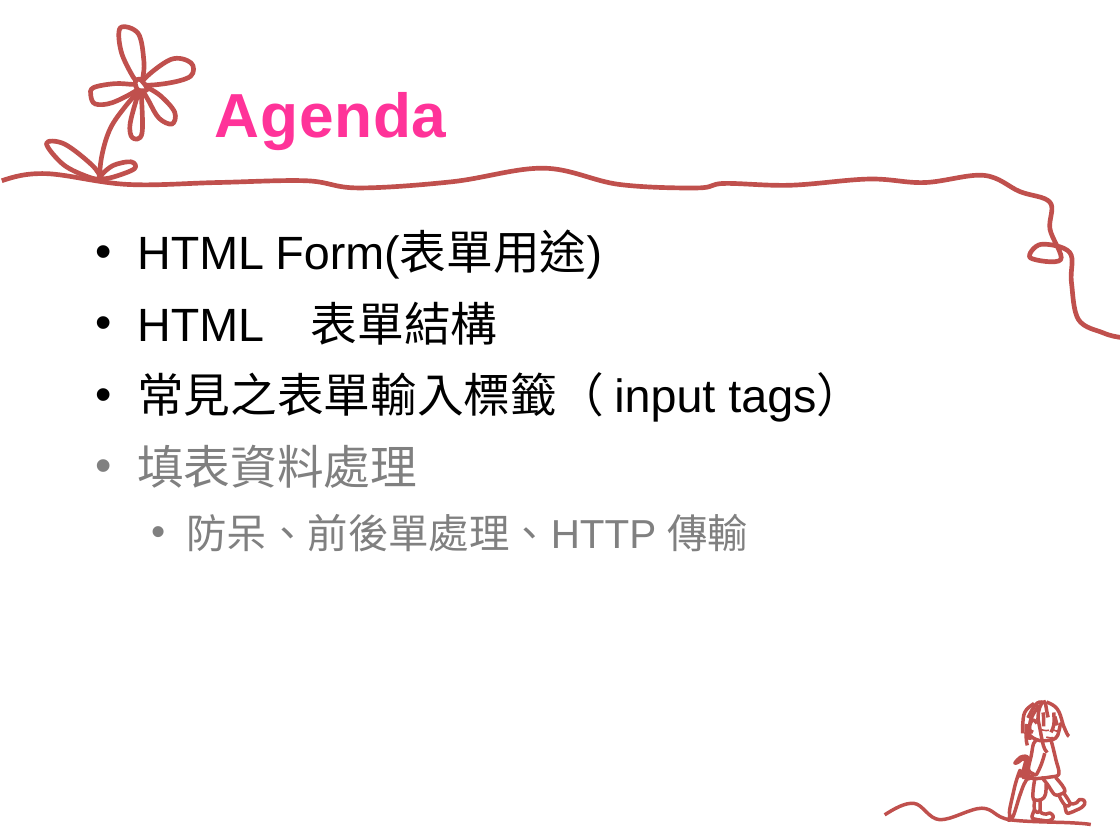
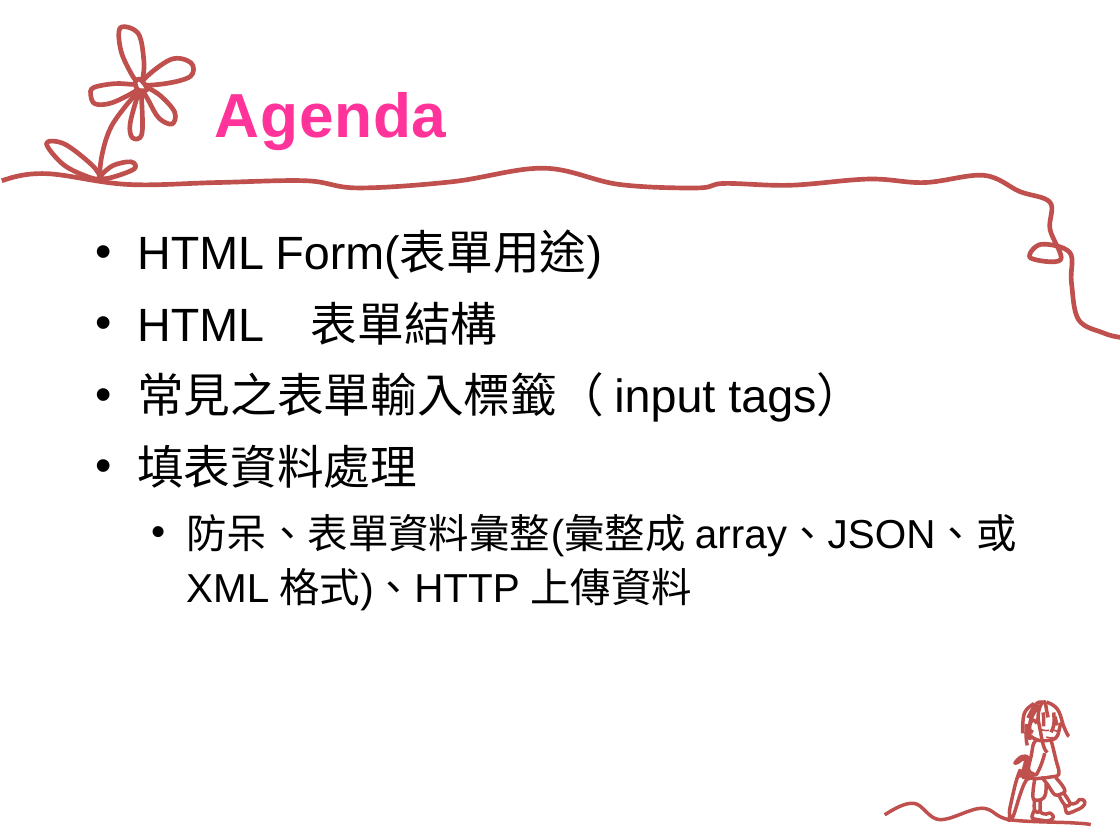
Before and after one commit to mos2718/W1, a slide deck: slide 2 of HTMLForm/HTML_Form20190302.pptx. Drawn at 1120x840 pixels with LibreOffice and Linux fonts; fonts in the diff are those of the drawing. Boxes give left, top, right and bottom in pixels: in the first picture for what was removed or moved away, otherwise in the second. Text is boxed around its words. In the diff, an @@ line names an element or a change of style, - is before the commit and + after.

```diff
--- a/HTMLForm/HTML_Form20190302.pptx
+++ b/HTMLForm/HTML_Form20190302.pptx
@@ text at (x1=137, y1=444, x2=417, y2=488): text colour #808080 to #000000 in "填表資料處理" @@
@@ text at (x1=186, y1=514, x2=1017, y2=611): text changed; text colour #808080 to #000000 @@
-  • 防呆、前後單處理、HTTP 傳輸
+  • 防呆、表單資料彙整(彙整成 array、JSON、或 XML 格式)、HTTP 上傳資料
```
